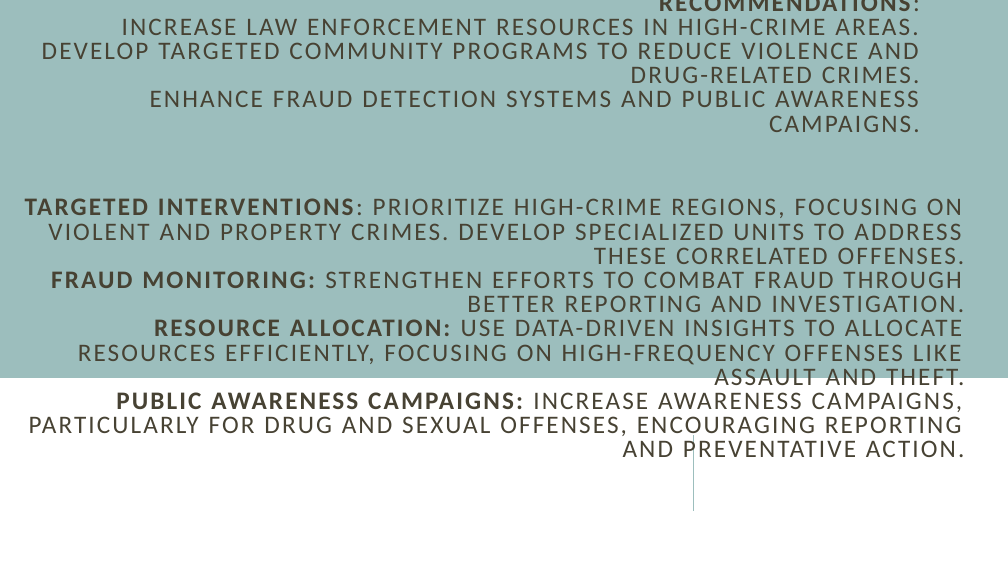
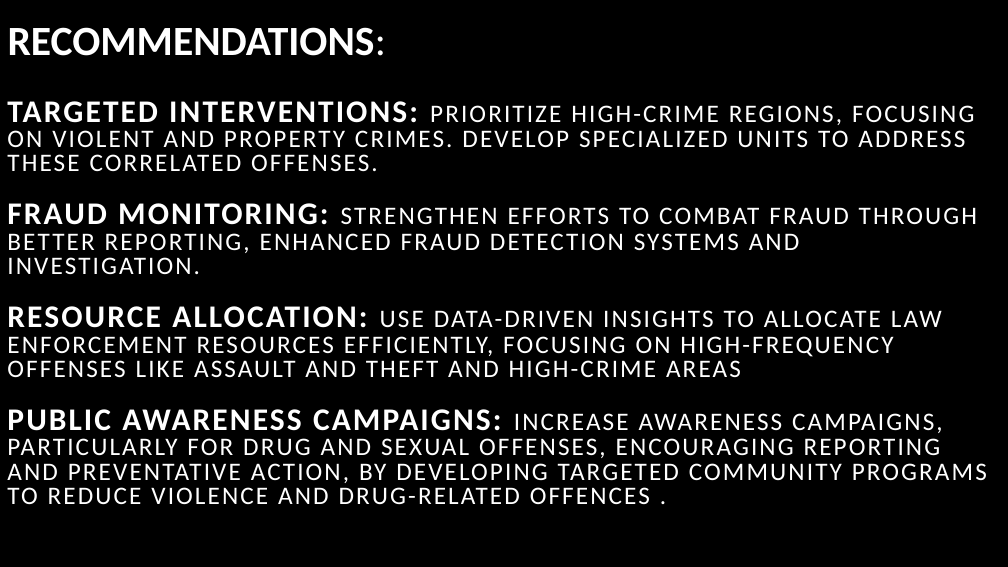
Before and after one commit to EngrIBGIT/Advanced-Data-Analytics---Portfolio-Project-for-DataPulse, a slide deck: slide 26 of presentation/Analysis_of_Police_Recorded_Data_Ibrahim_.pptx (slide 20 before the commit). Drawn at 1008x567 pixels with LibreOffice and Linux fonts; fonts in the diff are those of the drawing; background and template pictures are left out. Boxes give left, top, right and bottom in pixels: in the first picture for what was removed or moved away, otherwise in the second. Text is boxed around its words. In the diff, an @@ line names an element or a change of style, - is before the commit and + after.

```diff
--- a/presentation/Analysis_of_Police_Recorded_Data_Ibrahim_.pptx
+++ b/presentation/Analysis_of_Police_Recorded_Data_Ibrahim_.pptx
@@ background #FFFFFF to picture (left out) @@
@@ title "RECOMMENDATIONS:" at [8,27,386,56]: vertical alignment middle to bottom @@
@@ rectangle removed at [0,0,1008,378] @@
@@ title at [8,27,386,56]: text changed; size 24 to 39.6 pt; text colour #474233 to #FFFFFF; bold on @@
-RECOMMENDATIONS:
-INCREASE LAW ENFORCEMENT RESOURCES IN HIGH-CRIME AREAS.
-DEVELOP TARGETED COMMUNITY PROGRAMS TO REDUCE VIOLENCE AND DRUG-RELATED CRIMES.
-ENHANCE FRAUD DETECTION SYSTEMS AND PUBLIC AWARENESS CAMPAIGNS.
+RECOMMENDATIONS:
@@ text "TARGETED INTERVENTIONS: PRIORITIZE HIGH-CRIME REGIONS, ...": place and size @@
-text "TARGETED INTERVENTIONS: PRIORITIZE HIGH-CRIME REGIONS, ..." at [25,198,965,440]
+text "TARGETED INTERVENTIONS: PRIORITIZE HIGH-CRIME REGIONS, ..." at [7,101,987,505]
@@ text at [7,101,974,171]: size 24 to 30 pt in "TARGETED INTERVENTIONS:"; text colour #474233 to #FFFFFF in "TARGETED INTERVENTIONS: PRIORITIZE HIGH-CRIME REGIONS, FOCUS ..."; bold on in "INTERVENTIONS:"; alignment right to left @@
@@ text at [7,203,987,505]: text changed; text colour #474233 to #FFFFFF @@
-FRAUD MONITORING: STRENGTHEN EFFORTS TO COMBAT FRAUD THROUGH BETTER REPORTING AND INVESTIGATION.
-RESOURCE ALLOCATION: USE DATA-DRIVEN INSIGHTS TO ALLOCATE RESOURCES EFFICIENTLY, FOCUSING ON HIGH-FREQUENCY OFFENSES LIKE ASSAULT AND THEFT.
-PUBLIC AWARENESS CAMPAIGNS: INCREASE AWARENESS CAMPAIGNS, PARTICULARLY FOR DRUG AND SEXUAL OFFENSES, ENCOURAGING REPORTING AND PREVENTATIVE ACTION.
+FRAUD MONITORING: STRENGTHEN EFFORTS TO COMBAT FRAUD THROUGH BETTER REPORTING, ENHANCED FRAUD DETECTION SYSTEMS AND INVESTIGATION.
+RESOURCE ALLOCATION: USE DATA-DRIVEN INSIGHTS TO ALLOCATE LAW ENFORCEMENT RESOURCES EFFICIENTLY, FOCUSING ON HIGH-FREQUENCY OFFENSES LIKE ASSAULT AND THEFT AND HIGH-CRIME AREAS
+PUBLIC AWARENESS CAMPAIGNS: INCREASE AWARENESS CAMPAIGNS, PARTICULARLY FOR DRUG AND SEXUAL OFFENSES, ENCOURAGING REPORTING AND PREVENTATIVE ACTION, BY DEVELOPING TARGETED COMMUNITY PROGRAMS TO REDUCE VIOLENCE AND DRUG-RELATED OFFENCES .
@@ line removed from (693, 511) to (693, 436) @@
```
Also in this commit, not shown: 18 other slides changed, 9 slides added, 4 slides removed.
